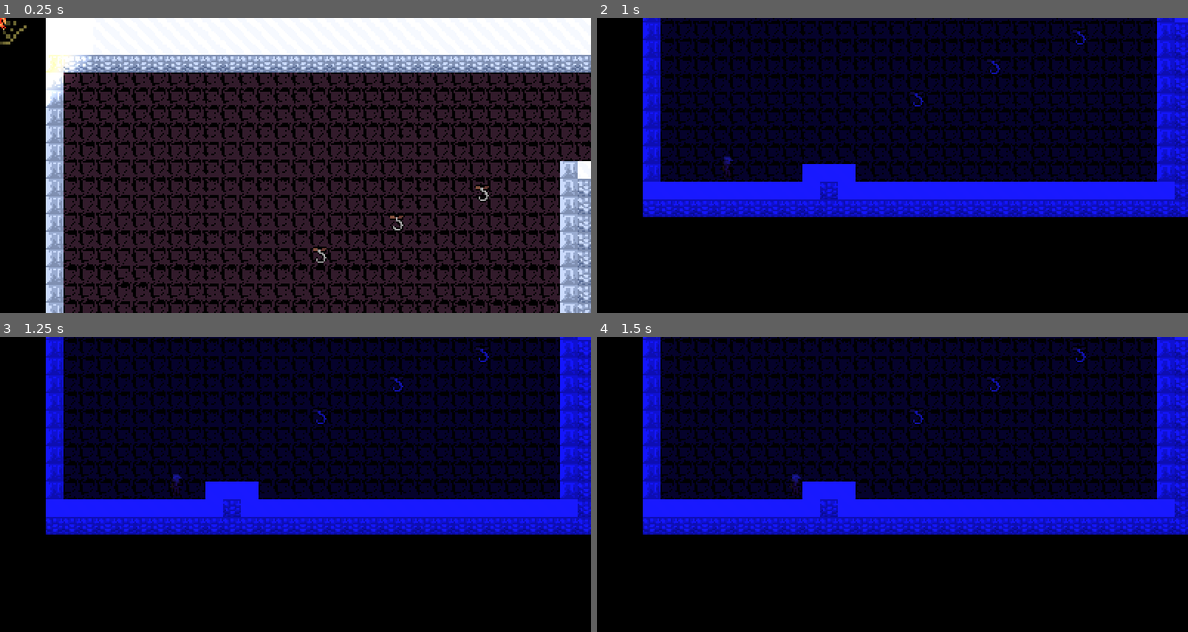
Above: before the commit, frames 1-4 (two rows, left to right).
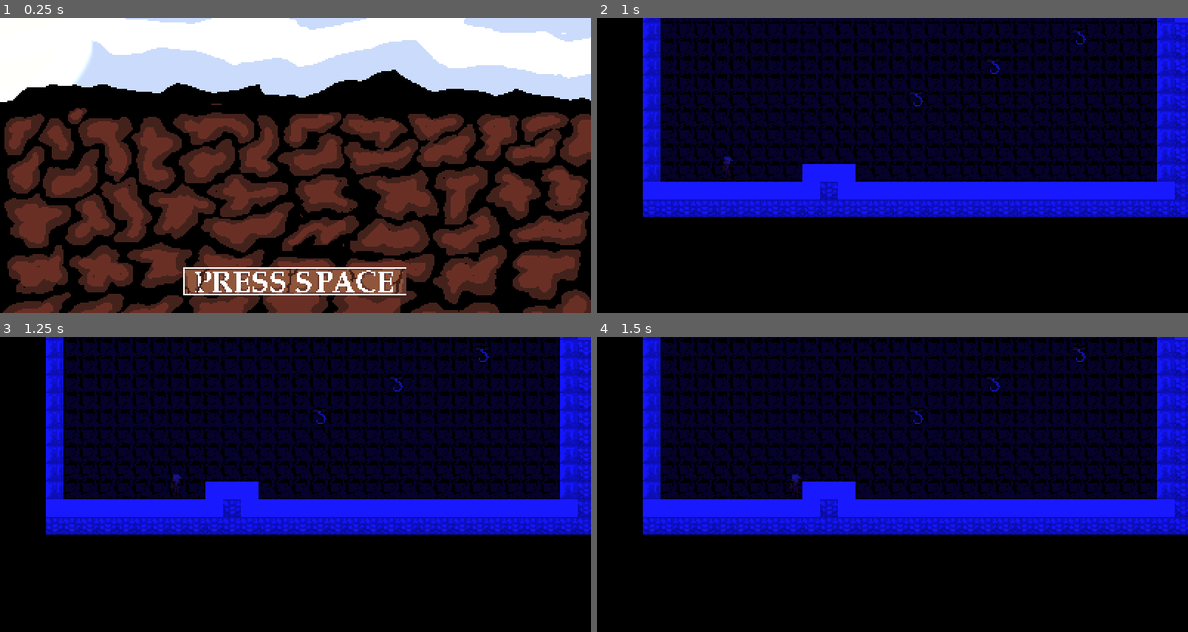
Above: after the commit, the same moments.

Repository: Mohamedyk10/inoxxtag-unclimb
Game: Godot game, scene res://main.tscn
Same seed, same stepped clock (60 frames per second), same inputs: the game is played once before the commit and once after it.
Inputs:
- Up to frame 1 (0.25 s): no input
- Up to frame 2 (1 s): tap Enter at 0.5 s; hold Right (RIGHT) from 0.53 s (still down); tap G (GRAPPLING_HOOK) at 0.6 s; tap Space (JUMP) at 0.77 s
- Up to frame 3 (1.25 s): keep holding Right (RIGHT)
- Up to frame 4 (1.5 s): keep holding Right (RIGHT); tap Shift (HOLD) at 1.35 s

The runs differ from the first frame. In frame 1, 65% of the frame differs, in the area x 0-100%, y 0-100%; in frame 2, nothing differs; in frame 3, nothing differs; in frame 4, nothing differs.

Commit message:
Fix zipline

Diff:
--- a/inoxtag-unclimb/main.tscn
+++ b/inoxtag-unclimb/main.tscn
@@ -30,7 +30,6 @@
 position = Vector2(2228, 821)
 
 [node name="HUD" parent="." instance=ExtResource("3_h2yge")]
-visible = false
 
 [node name="DirectionalLight" type="DirectionalLight2D" parent="."]
 color = Color(1, 1, 0, 1)
--- a/inoxtag-unclimb/zip_line.gd
+++ b/inoxtag-unclimb/zip_line.gd
@@ -5,7 +5,26 @@
 
 func _ready() -> void:
 	var RECT = $CollisionShape2D.shape.get_rect()
-	coefs = Vector4(RECT.position[0] + position[0], RECT.position[1] + position[1], RECT.end[0] + position[0], RECT.end[1] + position[1])
+	var A = Vector2(RECT.position[0], RECT.position[1])
+	var r = sqrt(A[0] ** 2 + A[1] ** 2)
+	var phi = atan2(A[1], A[0])
+	if A[0] < 0:
+		phi += PI
+	A = Vector2(r * cos(phi), r * sin(phi))
+	var B = Vector2(RECT.end[0], RECT.end[1])
+	r = sqrt(B[0] ** 2 + B[1] ** 2)
+	phi = atan2(B[1], B[0])
+	if B[0] < 0:
+		phi += PI
+	B = Vector2(r * cos(phi), r * sin(phi))
+
+	coefs = Vector4(A[0], A[1], B[0], B[1])
+
+	coefs[0] += position[0]
+	coefs[1] += position[1]
+	coefs[2] += position[0]
+	coefs[3] += position[1]
+
 	if coefs[1] < coefs[3]:
 		coefs = Vector4(coefs[2], coefs[3], coefs[0], coefs[1])
 
Not shown: 1 places in inoxtag-unclimb/main.tscn that only renumber resources
